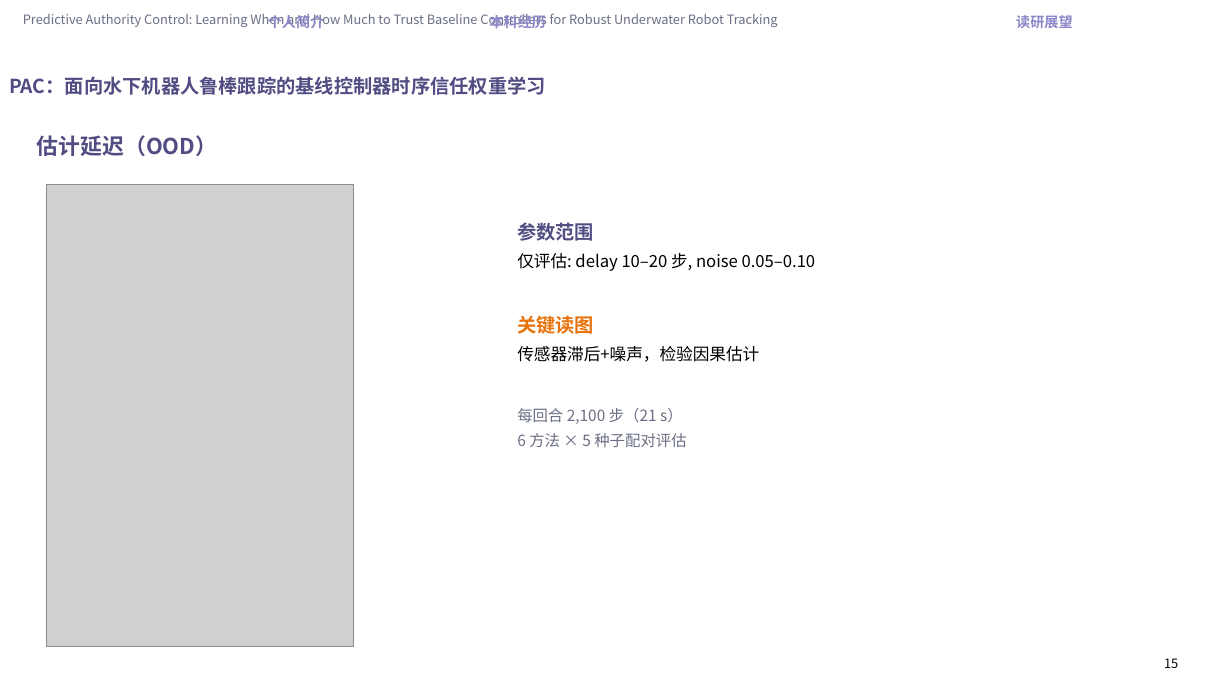
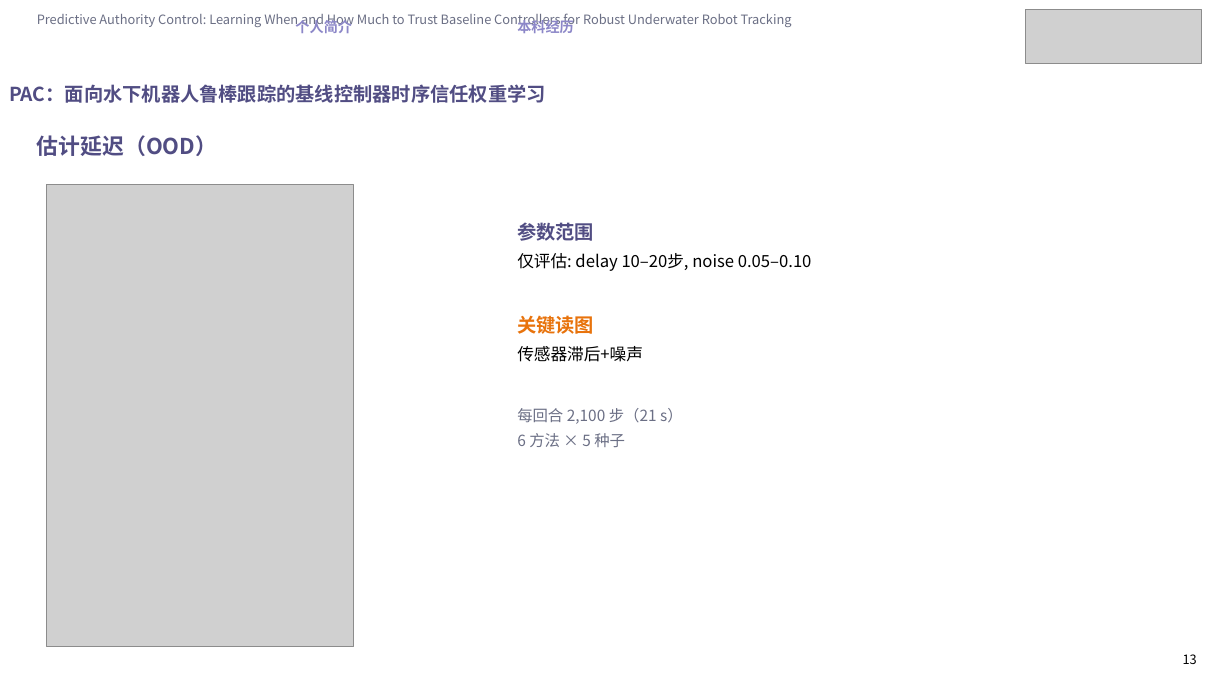
Before and after one commit to Jiacheng-Tian/predictive-authority-control, a slide deck: slide 13 of paper/PAC_组会答辩_完整版.pptx (slide 15 before the commit). Drawn at 1232x693 pixels with LibreOffice and Linux fonts; fonts in the diff are those of the drawing; grey boxes stand for pictures. Boxes give left, top, right and bottom in pixels: in the first picture for what was removed or moved away, otherwise in the second. Text is boxed around its words. In the diff, an @@ line names an element or a change of style, - is before the commit and + after.

```diff
--- a/paper/PAC_组会答辩_完整版.pptx
+++ b/paper/PAC_组会答辩_完整版.pptx
@@ text "Predictive Authority Control: Learning When ...": place and size @@
-text "Predictive Authority Control: Learning When ..." at bbox=[23, 13, 778, 28]
+text "Predictive Authority Control: Learning When ..." at bbox=[37, 13, 792, 28]
@@ text "个人简介": place and size @@
-text "个人简介" at bbox=[268, 14, 325, 28]
+text "个人简介" at bbox=[295, 18, 352, 33]
@@ text "本科经历" rewrapped from bbox=[490, 14, 547, 28] to bbox=[517, 18, 574, 36] @@
@@ text removed at bbox=[1016, 15, 1073, 28] @@
-读研展望
@@ picture added at bbox=[1026, 9, 1202, 64] @@
@@ text "PAC：面向水下机器人鲁棒跟踪的基线控制器时序信任权重学习": place and size @@
-text "PAC：面向水下机器人鲁棒跟踪的基线控制器时序信任权重学习" at bbox=[9, 76, 546, 95]
+text "PAC：面向水下机器人鲁棒跟踪的基线控制器时序信任权重学习" at bbox=[9, 84, 546, 103]
@@ text at bbox=[517, 253, 812, 271]: spaces changed @@
-仅评估: delay 10–20 步, noise 0.05–0.10
+仅评估: delay 10–20步, noise 0.05–0.10
@@ text at bbox=[517, 346, 683, 447]: text changed @@
-传感器滞后+噪声，检验因果估计
-每回合 2,100 步（21 s）
-6 方法 × 5 种子配对评估
+传感器滞后+噪声
+每回合 2,100 步（21 s）
+6 方法 × 5 种子
@@ text removed at bbox=[1164, 658, 1178, 668] @@
-15
@@ text added at bbox=[1183, 654, 1197, 664], 10 pt, text #000000 @@
+13
```
Also in this commit, not shown: 16 other slides changed, 2 slides added, 3 slides removed, 1 other file.
